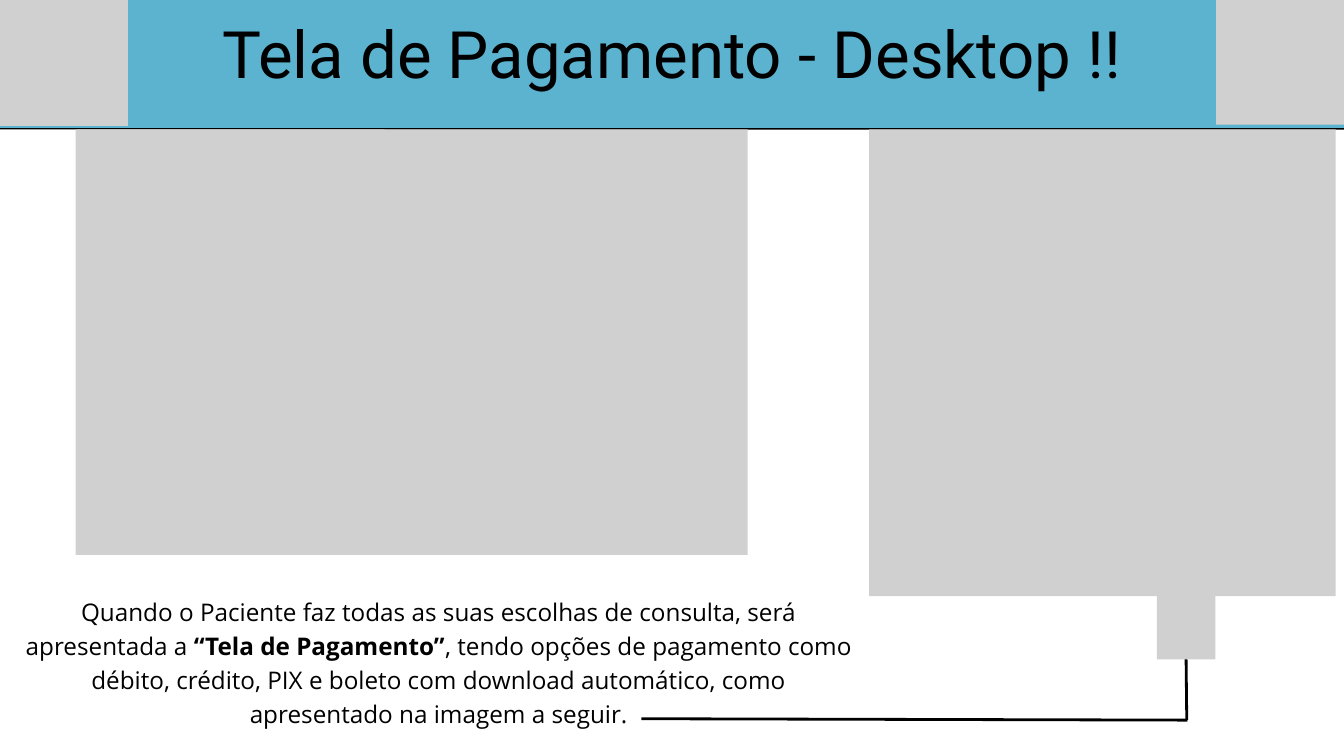
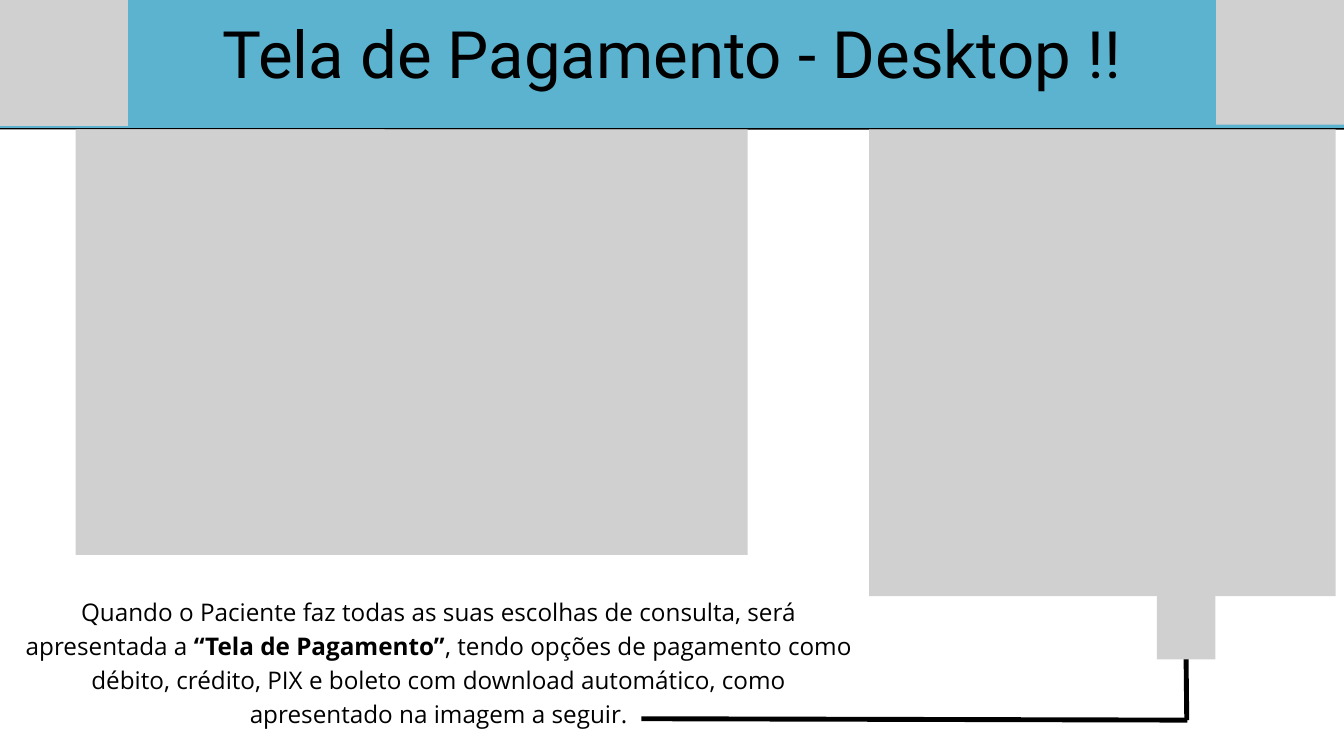
Before and after one commit to Bandclay-j/projeto_integrador_telemedicina, a slide deck: slide 9 of documentacao/TeleMedicina.pptx (slide 8 before the commit). Drawn at 1344x756 pixels with LibreOffice and Linux fonts; fonts in the diff are those of the drawing; grey boxes stand for pictures. Boxes give left, top, right and bottom in pixels: in the first picture for what was removed or moved away, otherwise in the second. Text is boxed around its words. In the diff, an @@ line names an element or a change of style, - is before the commit and + after.

```diff
--- a/documentacao/TeleMedicina.pptx
+++ b/documentacao/TeleMedicina.pptx
@@ line (1186, 659) - (1187, 720): stroke #000000 3 pt to #000000 5.25 pt @@
@@ line (641, 719) - (1187, 720): stroke #000000 3 pt to #000000 5.25 pt @@
```
Also in this commit, not shown: 5 other slides changed, 10 slides added.
